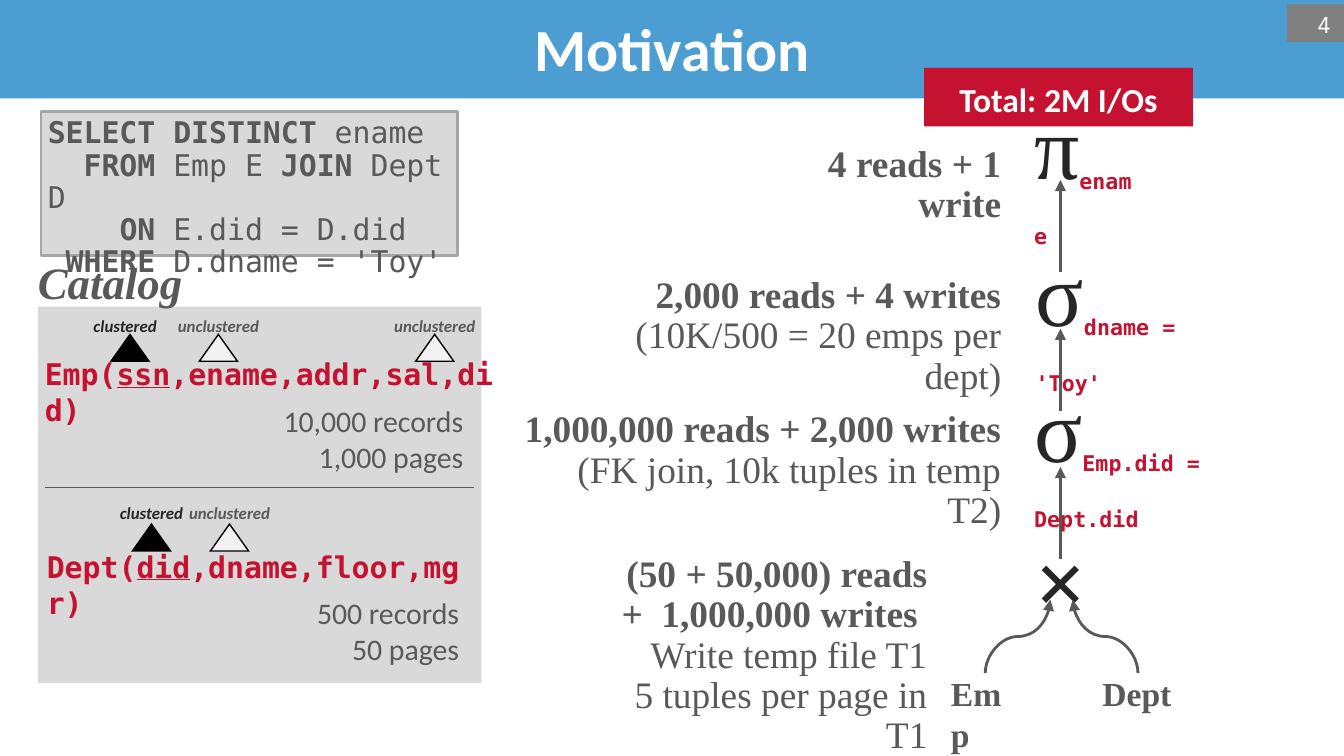
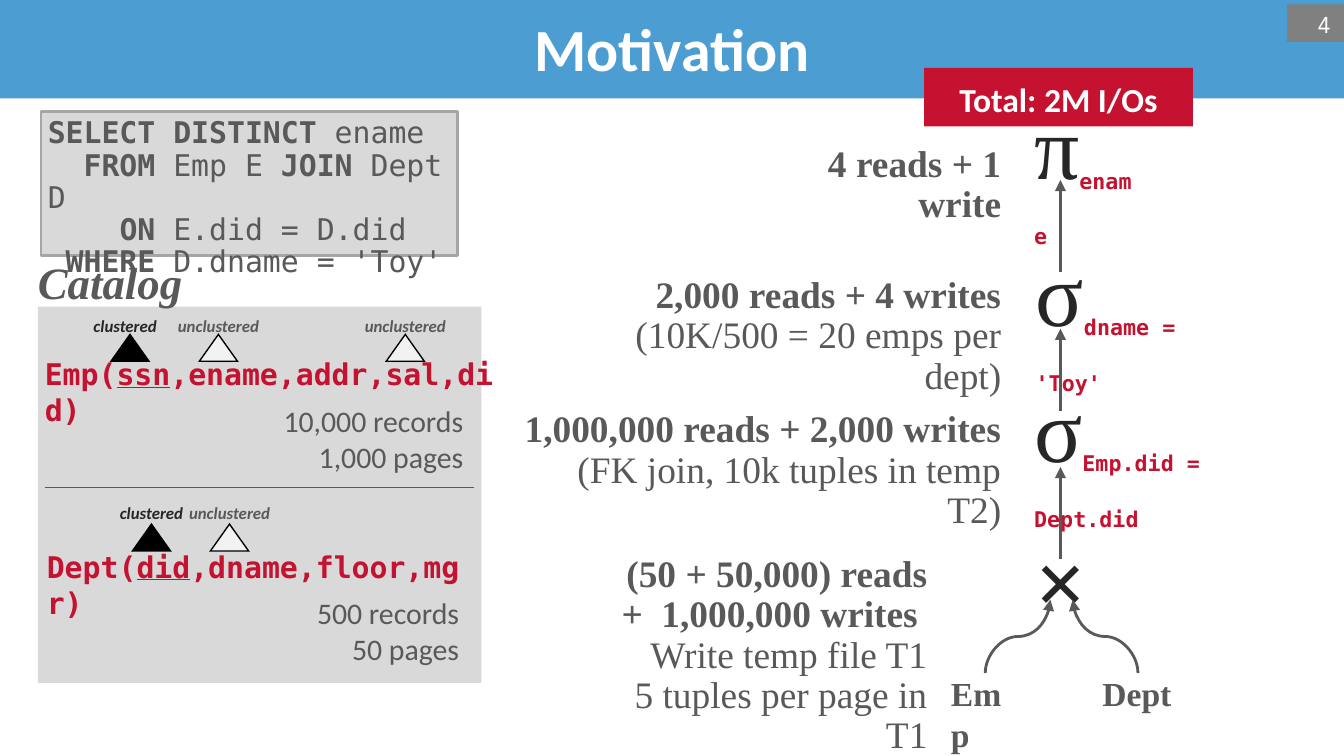
Before and after one commit to bsb20/bsb20.github.io, a slide deck: slide 4 of docs/421_f26/lectures/L15_optimization.pptx. Drawn at 1344x756 pixels with LibreOffice and Linux fonts; fonts in the diff are those of the drawing; background and template pictures are left out. Boxes give left, top, right and bottom in pixels: in the first picture for what was removed or moved away, otherwise in the second. Text is boxed around its words. In the diff, an @@ line names an element or a change of style, - is before the commit and + after.

```diff
--- a/docs/421_f26/lectures/L15_optimization.pptx
+++ b/docs/421_f26/lectures/L15_optimization.pptx
@@ text "unclustered": place and size @@
-text "unclustered" at <box>394,320,475,337</box>
+text "unclustered" at <box>365,320,446,337</box>
@@ triangle: place and size @@
-triangle at <box>415,335,453,362</box>
+triangle at <box>386,335,423,362</box>
```
Also in this commit, not shown: 7 other slides changed, 1 other file.
